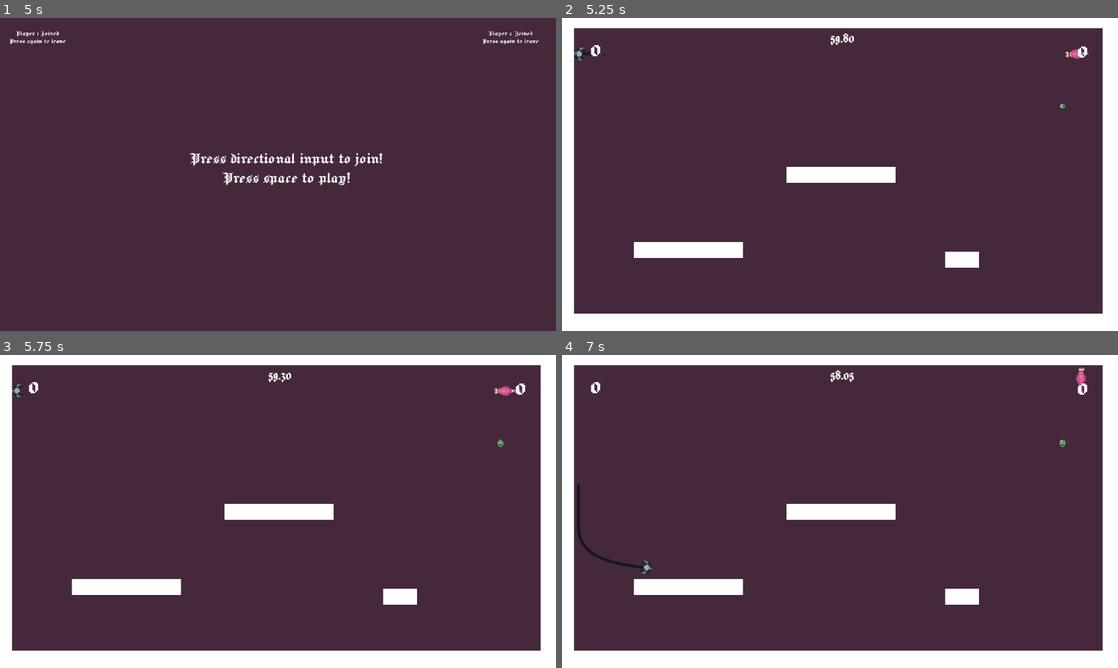
Above: before the commit, frames 1-4 (two rows, left to right).
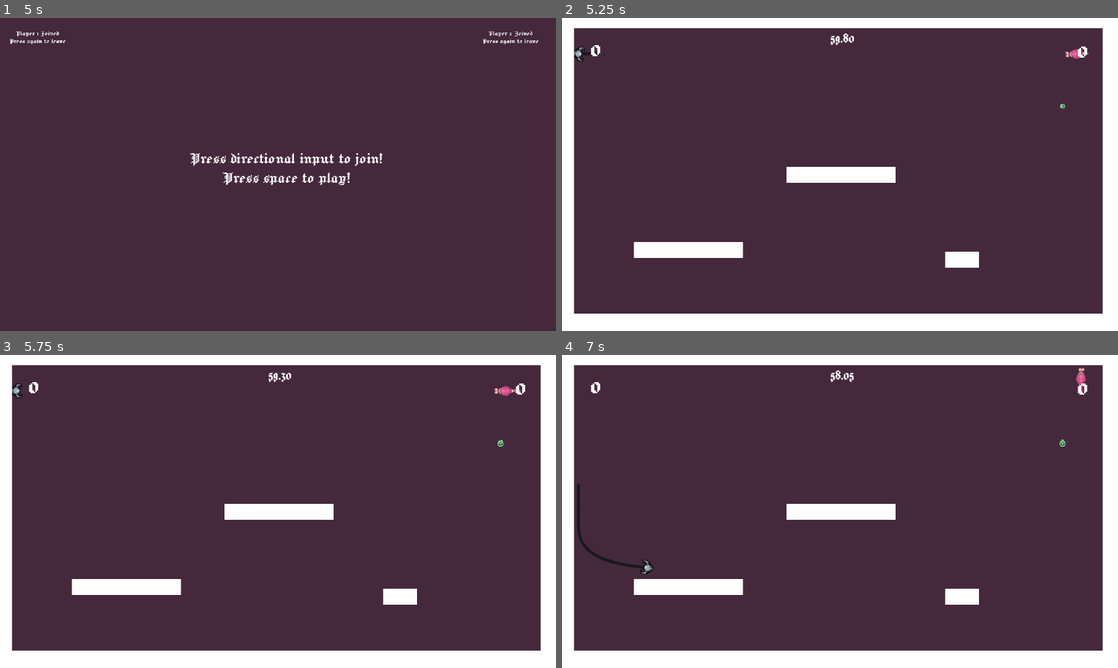
Above: after the commit, the same moments.

Repository: reniby/catfight
Game: Godot game, scene res://scenes/menu.tscn
Same seed, same stepped clock (60 frames per second), same inputs: the game is played once before the commit and once after it.
Inputs:
- Up to frame 1 (5 s): click "Timed" at 0.5 s; tap Enter (dash_p4) at 1.25, 2.75, 3.6, 4.25 s; hold Right (right_p1) 1.28-2.03 s; tap Shift (dash_p1) at 1.35 s; tap Space (dash_p2) at 2, 2.1, 3.5 s; hold Down (down_p1) 2.03-2.78 s; hold Right (right_p1) 2.78-3.53 s; tap Ctrl (dash_p3) at 2.85 s; hold Up (up_p1) 3.53-4.28 s; hold Left (left_p1) from 4.28 s (still down); tap G (down_p2) at 4.35 s
- Up to frame 2 (5.25 s): keep holding Left (left_p1); tap Space (dash_p2) at 5 s; tap F (left_p2) at 5.1 s
- Up to frame 3 (5.75 s): keep holding Left (left_p1)
- Up to frame 4 (7 s): release Left (left_p1) at 5.78 s; hold Down (down_p1) 5.78-6.53 s; tap H (right_p2) at 5.85 s; hold Right (right_p1) from 6.53 s (still down); tap T (up_p2) at 6.6 s

Frame 1 is identical in both runs. In frame 2, less than 0.1% of the frame differs, in the area x 2-91%, y 9-29%; in frame 3, less than 0.1%; in frame 4, less than 0.1%, in the area x 14-91%, y 26-70%.

Commit message:
new sprites

Diff:
--- a/scenes/coin.tscn
+++ b/scenes/coin.tscn
@@ -29,7 +29,7 @@
 }],
 "loop": true,
 "name": &"default",
-"speed": 5.0
+"speed": 8.0
 }]
 
 [sub_resource type="RectangleShape2D" id="RectangleShape2D_1b022"]
@@ -49,7 +49,7 @@
 [node name="Sprite2D" type="AnimatedSprite2D" parent="."]
 sprite_frames = SubResource("SpriteFrames_0vmkb")
 autoplay = "default"
-frame_progress = 0.363607
+frame_progress = 0.0799927
 
 [node name="Area2D" type="Area2D" parent="."]
 collision_layer = 4
--- a/scenes/player.tscn
+++ b/scenes/player.tscn
@@ -1,7 +1,8 @@
-[gd_scene load_steps=15 format=3 uid="uid://dsxn5ou3e4h0t"]
+[gd_scene load_steps=22 format=3 uid="uid://dsxn5ou3e4h0t"]
 
 [ext_resource type="Script" path="res://scripts/player.gd" id="1_0pet2"]
 [ext_resource type="Texture2D" uid="uid://ddatbx2iqm4pj" path="res://assets/player_sprite.png" id="3_30e8q"]
+[ext_resource type="Texture2D" uid="uid://b2gs2mfpppkr0" path="res://assets/mc_ani_sheet.png" id="3_phkrk"]
 [ext_resource type="Texture2D" uid="uid://dkc8dcn05ow0b" path="res://space_art/$Female_Snail.png" id="4_sfcvd"]
 [ext_resource type="Texture2D" uid="uid://cd3jnc3q1k4d0" path="res://space_art/2D Spaceship Sprites.png" id="5_mm3yy"]
 [ext_resource type="PackedScene" uid="uid://dx3230llssqwf" path="res://scenes/trail.tscn" id="5_mmvgc"]
@@ -13,6 +14,30 @@
 [sub_resource type="CapsuleShape2D" id="CapsuleShape2D_5o2x8"]
 radius = 5.0
 height = 22.0
+
+[sub_resource type="AtlasTexture" id="AtlasTexture_sp2ya"]
+atlas = ExtResource("3_phkrk")
+region = Rect2(0, 0, 36, 32)
+
+[sub_resource type="AtlasTexture" id="AtlasTexture_k0w6g"]
+atlas = ExtResource("3_phkrk")
+region = Rect2(36, 0, 36, 32)
+
+[sub_resource type="AtlasTexture" id="AtlasTexture_0qf5w"]
+atlas = ExtResource("3_phkrk")
+region = Rect2(72, 0, 36, 32)
+
+[sub_resource type="AtlasTexture" id="AtlasTexture_72dis"]
+atlas = ExtResource("3_phkrk")
+region = Rect2(108, 0, 36, 32)
+
+[sub_resource type="AtlasTexture" id="AtlasTexture_ra4m8"]
+atlas = ExtResource("3_phkrk")
+region = Rect2(144, 0, 36, 32)
+
+[sub_resource type="AtlasTexture" id="AtlasTexture_hm4xr"]
+atlas = ExtResource("3_phkrk")
+region = Rect2(180, 0, 36, 32)
 
 [sub_resource type="AtlasTexture" id="AtlasTexture_eljj1"]
 atlas = ExtResource("3_30e8q")
@@ -38,7 +63,22 @@
 animations = [{
 "frames": [{
 "duration": 1.0,
-"texture": SubResource("AtlasTexture_eljj1")
+"texture": SubResource("AtlasTexture_sp2ya")
+}, {
+"duration": 1.0,
+"texture": SubResource("AtlasTexture_k0w6g")
+}, {
+"duration": 1.0,
+"texture": SubResource("AtlasTexture_0qf5w")
+}, {
+"duration": 1.0,
+"texture": SubResource("AtlasTexture_72dis")
+}, {
+"duration": 1.0,
+"texture": SubResource("AtlasTexture_ra4m8")
+}, {
+"duration": 1.0,
+"texture": SubResource("AtlasTexture_hm4xr")
 }],
 "loop": true,
 "name": &"blue_idle",
@@ -109,7 +149,8 @@
 
 [node name="Anim" type="AnimatedSprite2D" parent="."]
 sprite_frames = SubResource("SpriteFrames_tt4e7")
-animation = &"indigo_idle"
+animation = &"blue_idle"
+frame_progress = 0.564295
 
 [node name="CPUParticles2D" type="CPUParticles2D" parent="."]
 amount = 4
Binary file changed: assets/collectible-spirit.png
Binary file added: assets/mc_ani_sheet.png
Not shown, added: assets/mc_ani_sheet.png.import
